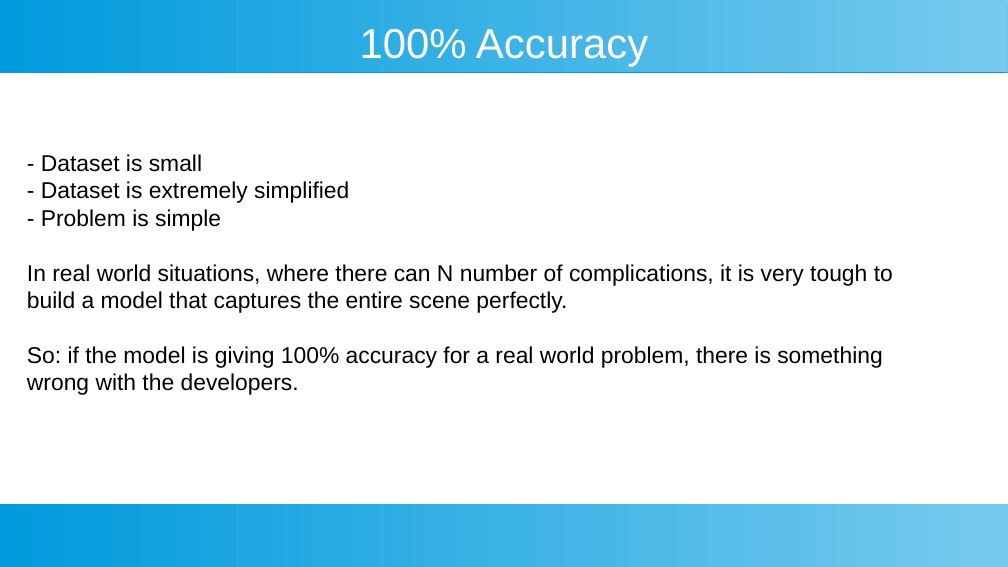
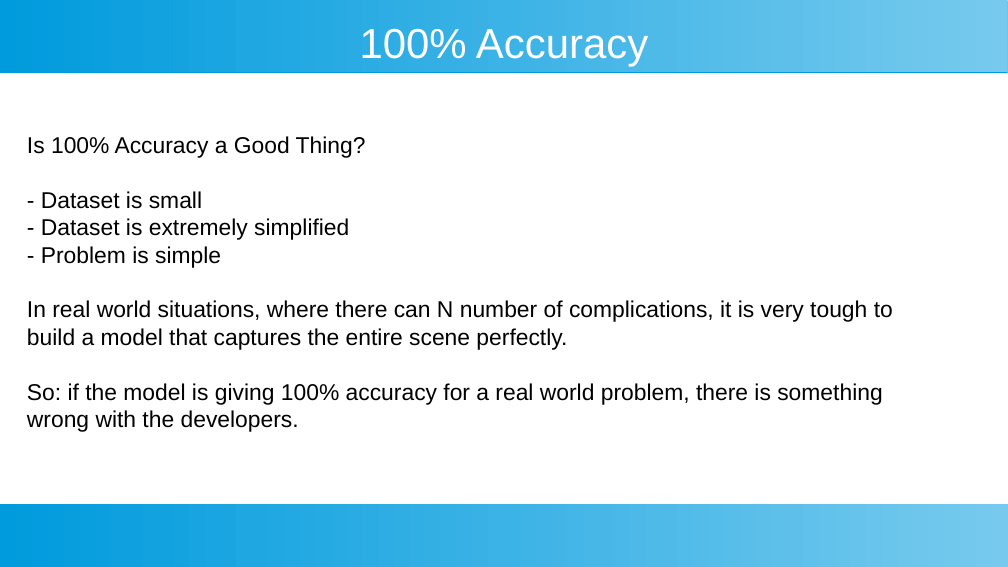
Before and after one commit to ashishjain1547/dataAnalyticsCourse, a slide deck: slide 3 of slides/(14) generalization and overfitting.odp. Drawn at 1008x567 pixels with LibreOffice and Linux fonts; fonts in the diff are those of the drawing. Boxes give left, top, right and bottom in pixels: in the first picture for what was removed or moved away, otherwise in the second. Text is boxed around its words. In the diff, an @@ line names an element or a change of style, - is before the commit and + after.

```diff
--- a/slides/(14) generalization and overfitting.odp
+++ b/slides/(14) generalization and overfitting.odp
@@ text "Is 100% Accuracy a Good ...": place and size @@
-text "Is 100% Accuracy a Good ..." at (27, 154, 893, 395)
+text "Is 100% Accuracy a Good ..." at (27, 136, 893, 432)
@@ text at (27, 136, 366, 158): paragraph added @@
+Is 100% Accuracy a Good Thing?
```
Also in this commit, not shown: 3 slides added, 27 other files.
